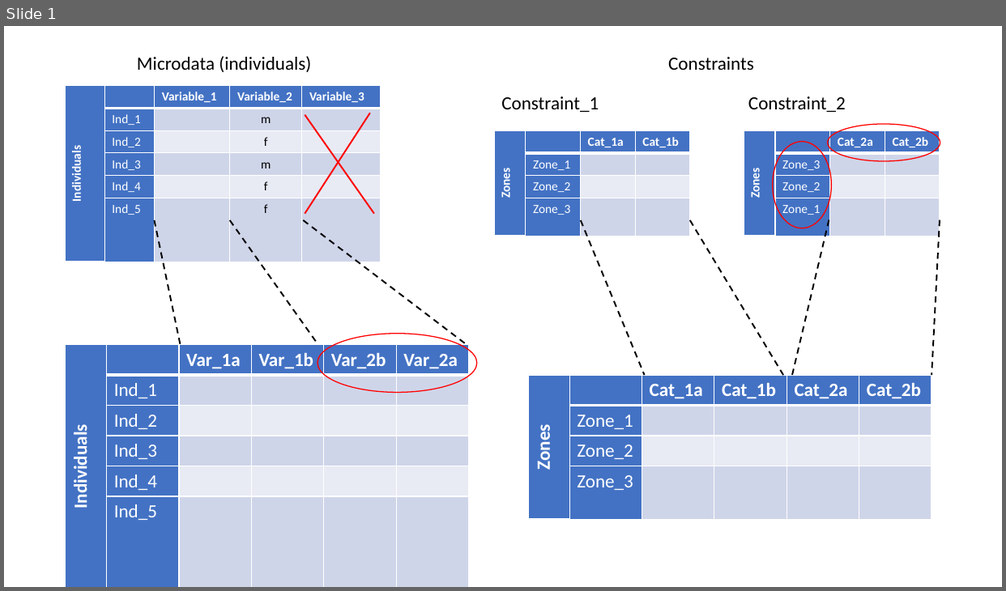
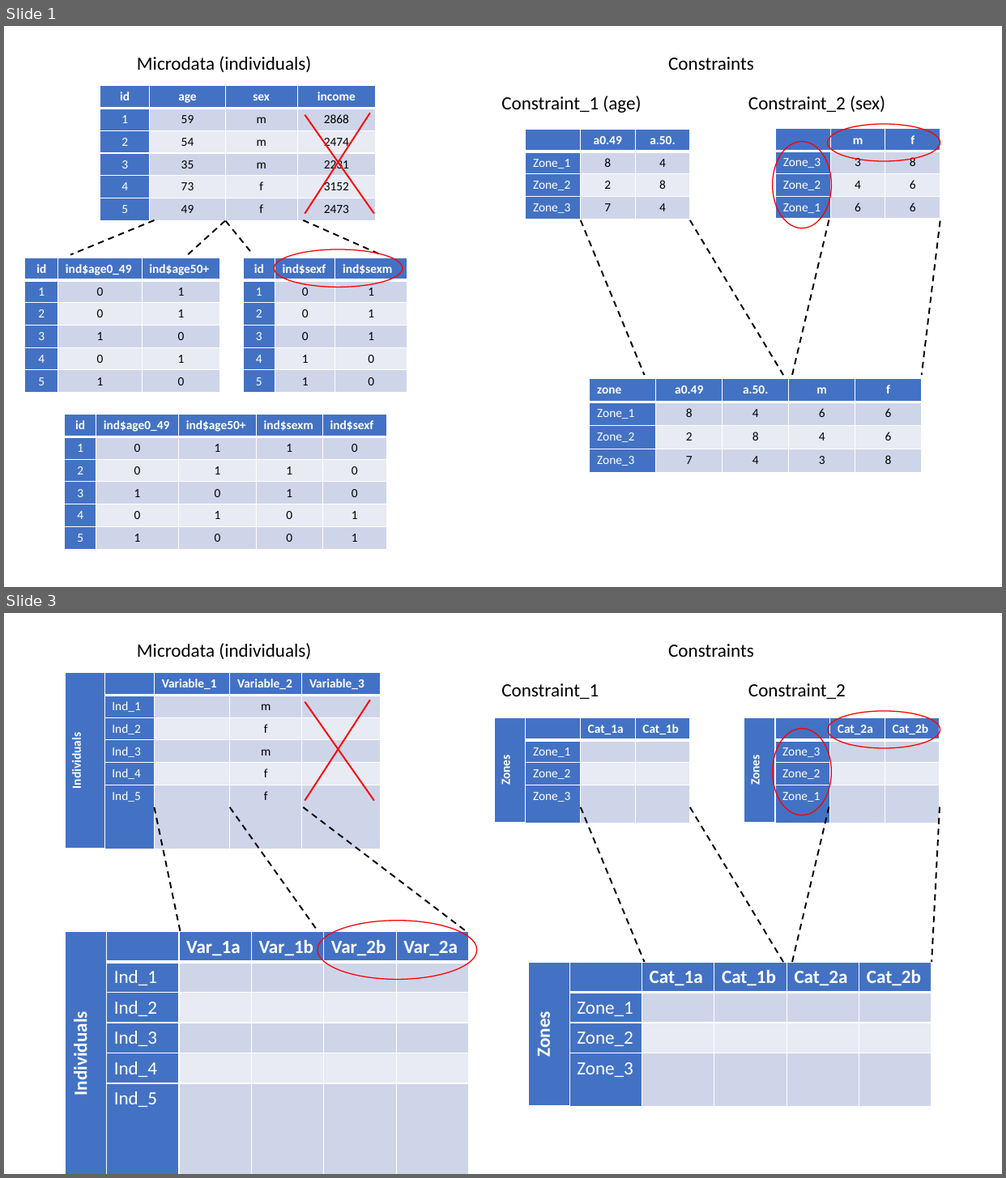
Before and after one commit to twrushby/SpatialMicrosim, a slide deck: SpatialMicrosim.pptx. Shown one above the other, each under a label of ours: slide 1 before the commit, slides 1 and 3 after it; the slides between them are not shown. The pictures are 1006x591 and 1006x1178 pixels, drawn with LibreOffice and Linux fonts; fonts in the diff are those of the drawing. Boxes give left, top, right and bottom in pixels: in the first picture for what was removed or moved away, otherwise in the second. Text is boxed around its words. In the diff, an @@ line names an element or a change of style, - is before the commit and + after.

Commit message:
updated pptx

```diff
--- a/SpatialMicrosim.pptx
+++ b/SpatialMicrosim.pptx
@@ slide 1 added at box(4, 26, 1002, 587), background #FFFFFF @@
@@ text added at box(137, 56, 311, 72), 18 pt, text #000000 @@
+Microdata (individuals)
@@ text added at box(668, 57, 754, 70), 18 pt, text #000000 @@
+Constraints
@@ table added at box(100, 86, 376, 220), 6 rows, 4 columns @@
+id | age | sex | income
+1 | 59 | m | 2868
+2 | 54 | m | 2474
+3 | 35 | m | 2231
+4 | 73 | f | 3152
+5 | 49 | f | 2473
@@ text added at box(501, 96, 641, 113), 18 pt, text #000000 @@
+Constraint_1 (age)
@@ text added at box(748, 96, 885, 112), 18 pt, text #000000 @@
+Constraint_2 (sex)
@@ line added from (305, 115) to (374, 214), #FF0000 1.5 pt @@
@@ line added from (370, 113) to (305, 214), #FF0000 1.5 pt @@
@@ table added at box(526, 130, 690, 219), 4 rows, 3 columns @@
+ | a0.49 | a.50.
+Zone_1 | 8 | 4
+Zone_2 | 2 | 8
+Zone_3 | 7 | 4
@@ ellipse added at box(773, 142, 832, 228), outline #FF0000 1 pt @@
@@ table added at box(776, 129, 940, 219), 4 rows, 3 columns @@
+ | m | f
+Zone_3 | 3 | 8
+Zone_2 | 4 | 6
+Zone_1 | 6 | 6
@@ ellipse added at box(828, 124, 940, 161), outline #FF0000 1 pt @@
@@ line added from (829, 220) to (792, 376), #000000 1.5 pt dashed @@
@@ line added from (155, 220) to (70, 255), #000000 1.5 pt dashed @@
@@ line added from (225, 221) to (187, 255), #000000 1.5 pt dashed @@
@@ line added from (226, 221) to (253, 254), #000000 1.5 pt dashed @@
@@ line added from (304, 220) to (381, 255), #000000 1.5 pt dashed @@
@@ line added from (581, 220) to (645, 376), #000000 1.5 pt dashed @@
@@ line added from (690, 220) to (783, 376), #000000 1.5 pt dashed @@
@@ line added from (940, 221) to (922, 376), #000000 1.5 pt dashed @@
@@ table added at box(25, 258, 220, 393), 6 rows, 3 columns @@
+id | ind$age0_49 | ind$age50+
+1 | 0 | 1
+2 | 0 | 1
+3 | 1 | 0
+4 | 0 | 1
+5 | 1 | 0
@@ table added at box(244, 258, 407, 393), 6 rows, 3 columns @@
+id | ind$sexf | ind$sexm
+1 | 0 | 1
+2 | 0 | 1
+3 | 0 | 1
+4 | 1 | 0
+5 | 1 | 0
@@ ellipse added at box(275, 250, 403, 288), outline #FF0000 1 pt @@
@@ table added at box(590, 378, 923, 473), 4 rows, 5 columns @@
+zone | a0.49 | a.50. | m | f
+Zone_1 | 8 | 4 | 6 | 6
+Zone_2 | 2 | 8 | 4 | 6
+Zone_3 | 7 | 4 | 3 | 8
@@ table added at box(65, 415, 386, 549), 6 rows, 5 columns @@
+id | ind$age0_49 | ind$age50+ | ind$sexm | ind$sexf
+1 | 0 | 1 | 1 | 0
+2 | 0 | 1 | 1 | 0
+3 | 1 | 0 | 1 | 0
+4 | 0 | 1 | 0 | 1
+5 | 1 | 0 | 0 | 1
@@ what was slide 1 is now slide 3 @@
```
Also in this commit, not shown: 1 other slide added.
